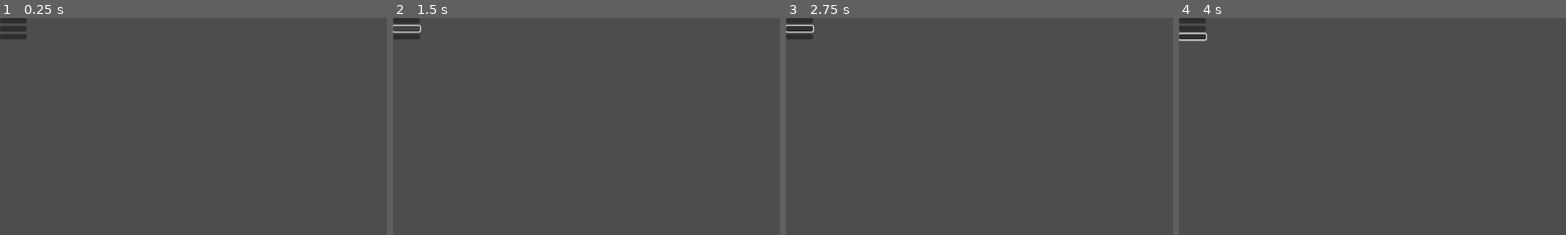
Above: before the commit, frames 1-4 (left to right).
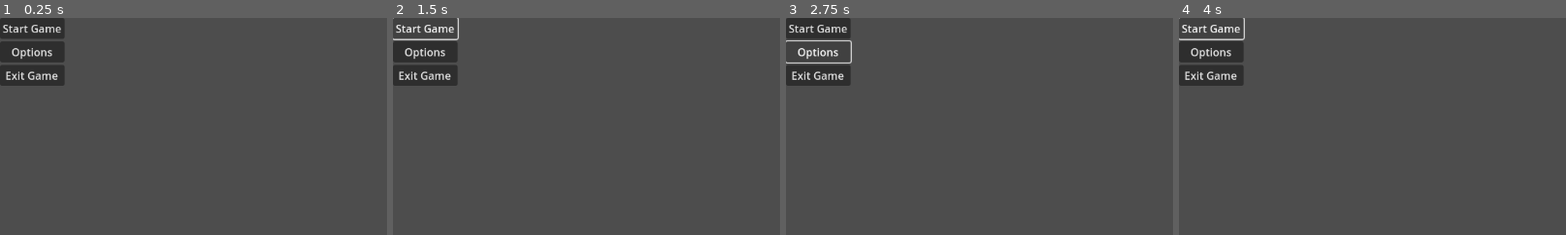
Above: after the commit, the same moments.

Repository: P0ddy/Project-Bentley
Game: Godot game, scene res://main_menu.tscn
The game is run twice, just before and just after one commit, with the same random seed, the same clock (stepped at 60 frames per second) and the same inputs. The project has no main scene, so this scene is started directly.
Inputs (mouse positions are % of the whole screen's width and height, from its top left):
- Up to frame 1 (0.25 s): no input
- Up to frame 2 (1.5 s): click (2, 1) at 0.52 s; click (2, 2) at 1.27 s
- Up to frame 3 (2.75 s): click (4, 8) at 2 s, where only the run after the commit has a clickable "Options"
- Up to frame 4 (4 s): click (2, 4) at 2.77 s; click (4, 2) at 3.5 s, where only the run after the commit has a clickable "Start Game"
The pictures show only the part of the screen within x 0-50%, y 0-50%; the shares and areas given below are measured in that part.

The runs differ from the first frame. In frame 1, 4.0% of the frame differs, in the area x 0-17%, y 0-32%; in frame 2, 3.5%; in frame 3, 2.9%; in frame 4, 3.6%.

Commit message:
Update main_menu.tscn

Diff:
--- a/main_menu.tscn
+++ b/main_menu.tscn
@@ -13,11 +13,14 @@
 offset_right = 40.0
 offset_bottom = 40.0
 
-[node name="Button" type="Button" parent="VBoxContainer"]
+[node name="StartButton" type="Button" parent="VBoxContainer"]
 layout_mode = 2
+text = "Start Game"
 
-[node name="Button2" type="Button" parent="VBoxContainer"]
+[node name="OptionsButton" type="Button" parent="VBoxContainer"]
 layout_mode = 2
+text = "Options"
 
-[node name="Button3" type="Button" parent="VBoxContainer"]
+[node name="QuitButton" type="Button" parent="VBoxContainer"]
 layout_mode = 2
+text = "Exit Game"
